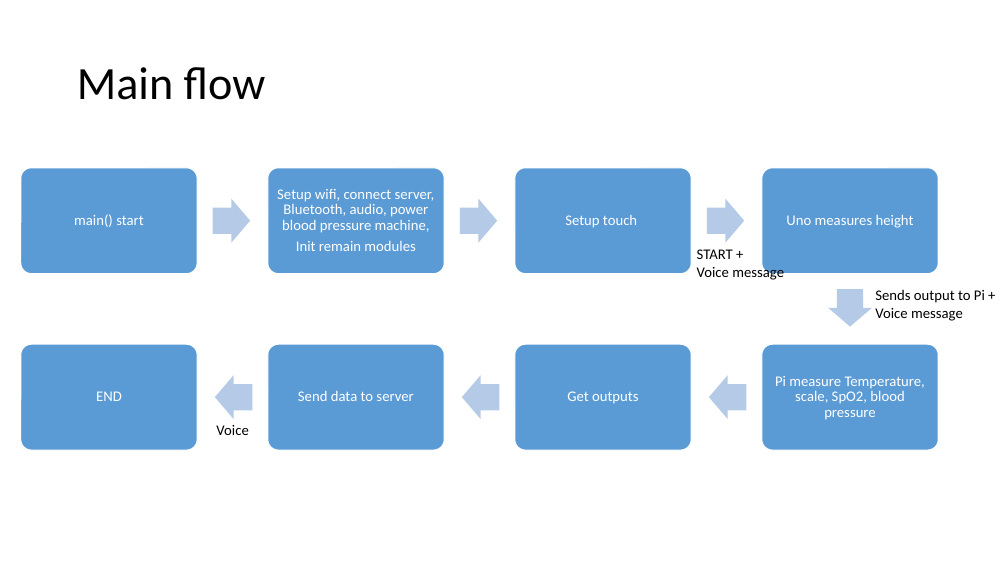
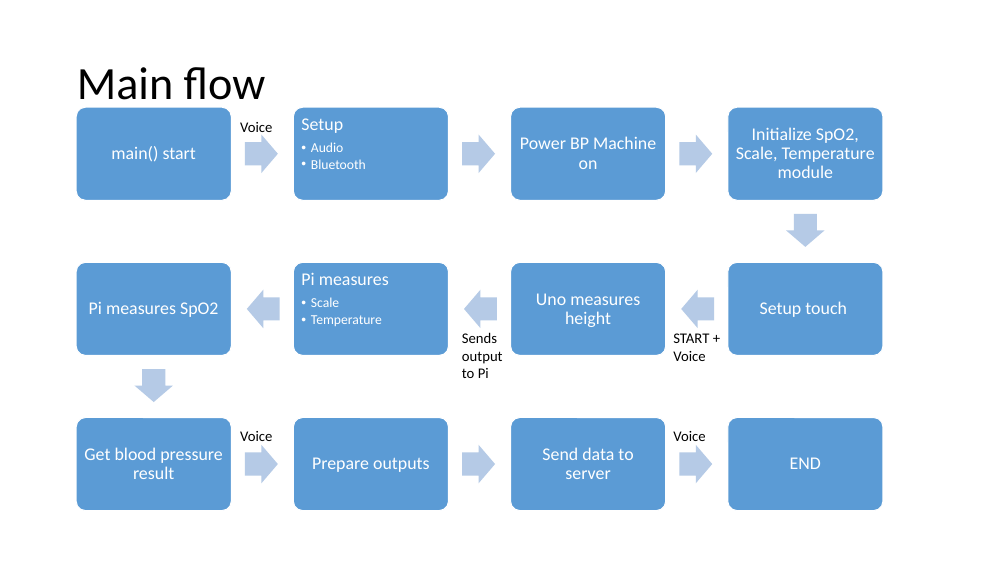
Before and after one commit to nguyenphu27/MyThesis, a slide deck: slide 5 of 00_Document/00_development_process/PPT_FunctionSpecification_R00.pptx. Drawn at 1008x567 pixels with LibreOffice and Linux fonts; fonts in the diff are those of the drawing. Boxes give left, top, right and bottom in pixels: in the first picture for what was removed or moved away, otherwise in the second. Text is boxed around its words. In the diff, an @@ line names an element or a change of style, - is before the commit and + after.

Commit message:
Update main, main_class, func spec
main_class now could init all module instance (include submodule)
Make Function specification more clearly

```diff
--- a/00_Document/00_development_process/PPT_FunctionSpecification_R00.pptx
+++ b/00_Document/00_development_process/PPT_FunctionSpecification_R00.pptx
@@ rounded rectangle: place and size @@
-rounded rectangle at (20,168,197,274)
+rounded rectangle at (76,107,231,200)
@@ text "main() start": place and size @@
-text "main() start" at (74,214,143,227)
+text "main() start" at (111,146,196,162)
@@ rounded rectangle: place and size @@
-rounded rectangle at (268,168,444,274)
+rounded rectangle at (293,107,448,200)
@@ rounded rectangle: place and size @@
-rounded rectangle at (515,168,691,274)
+rounded rectangle at (510,107,665,200)
@@ rounded rectangle: place and size @@
-rounded rectangle at (762,168,938,274)
+rounded rectangle at (728,107,883,200)
@@ text added at (240,122,272,137), 14 pt, text #000000 @@
+Voice
@@ right arrow: place and size @@
-right arrow at (212,199,250,243)
+right arrow at (245,135,278,173)
@@ right arrow: place and size @@
-right arrow at (460,199,497,243)
+right arrow at (462,135,495,173)
@@ text removed at (277,189,435,251) @@
-Setup wifi, connect server, Bluetooth, audio, power blood pressure machine,
-Init remain modules
@@ right arrow at (787,214,825,247): rotation 0 to 90 degrees @@
@@ text "Uno measures height": place and size @@
-text "Uno measures height" at (786,215,914,228)
+text "Uno measures height" at (536,293,640,327)
@@ text "Setup touch": place and size @@
-text "Setup touch" at (565,215,637,228)
+text "Setup touch" at (760,301,847,317)
@@ right arrow at (681,290,715,328): rotation 90 to 180 degrees @@
@@ text "START +": place and size @@
-text "START +" at (697,249,784,280)
+text "START +" at (673,333,709,361)
@@ text at (462,332,503,378): text changed @@
-Sends output to Pi +
-Voice message
+Sends
+output
+to Pi
@@ text at (673,351,705,361): text changed @@
-Voice message
+Voice
@@ right arrow at (135,369,174,403): rotation 180 to 90 degrees @@
@@ text removed at (775,376,925,420) @@
-Pi measure Temperature, scale, SpO2, blood pressure
@@ rounded rectangle: place and size @@
-rounded rectangle at (20,344,197,450)
+rounded rectangle at (76,417,231,510)
@@ rounded rectangle: place and size @@
-rounded rectangle at (268,344,444,450)
+rounded rectangle at (293,417,448,510)
@@ rounded rectangle: place and size @@
-rounded rectangle at (515,344,691,450)
+rounded rectangle at (510,417,665,510)
@@ text removed at (567,391,639,404) @@
-Get outputs
@@ rounded rectangle: place and size @@
-rounded rectangle at (762,344,938,450)
+rounded rectangle at (728,417,883,510)
@@ text "Voice": place and size @@
-text "Voice" at (216,425,248,435)
+text "Voice" at (240,431,272,441)
@@ right arrow at (462,445,495,483): rotation 180 to 0 degrees @@
@@ text "Send data to server": place and size @@
-text "Send data to server" at (298,391,413,401)
+text "Send data to server" at (542,447,633,479)
@@ text added at (673,431,705,441), 14 pt, text #000000 @@
+Voice
@@ right arrow at (680,445,713,483): rotation 180 to 0 degrees @@
@@ size 14 to 17 pt; more space between paragraphs in 5 elements at (111,146,196,162), (760,301,847,317), (536,293,640,327), (542,447,633,479), (790,457,821,469) @@
@@ text "END": place and size @@
-text "END" at (96,391,122,401)
+text "END" at (790,457,821,469)
@@ group added at (76,118,883,483): 7 texts, 4 right arrows, 4 rounded rectangles @@
+Setup
+  •• Audio
+  •• Bluetooth
+Power BP Machine on
+Initialize SpO2, Scale, Temperature module
+Pi measures
+  •• Scale
+  •• Temperature
+Pi measures SpO2
+Get blood pressure result
+Prepare outputs
```
Also in this commit, not shown: 16 other slides changed, 1 slide added, 2 other files.
